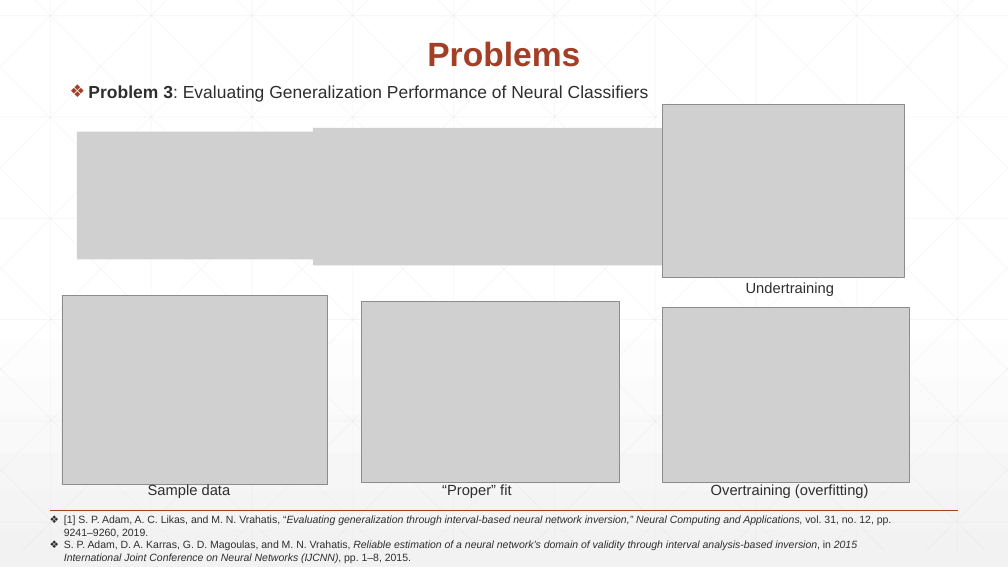
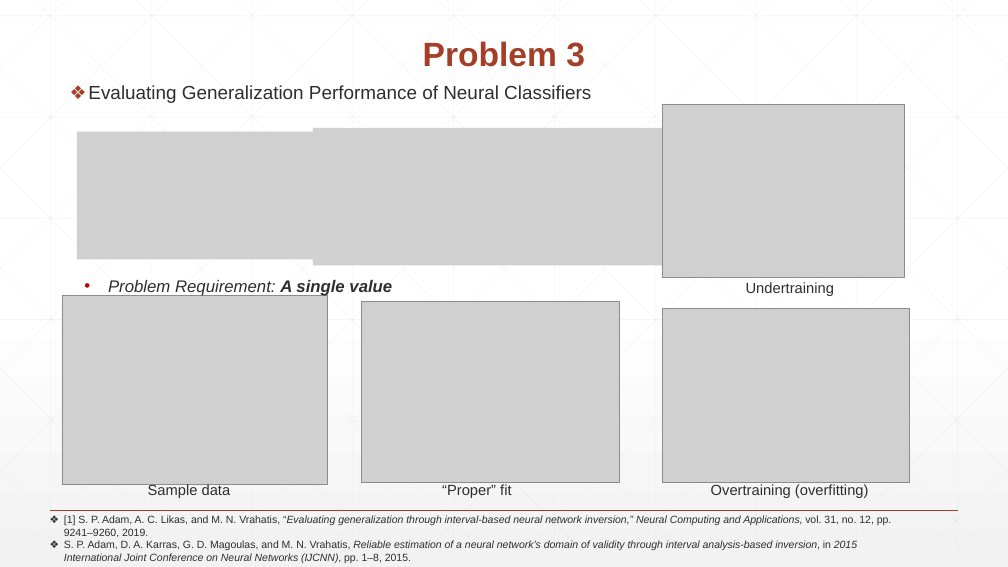
Before and after one commit to knasiotis/postgraduate_thesis, a slide deck: slide 39 of thesis/presentation.pptx (slide 27 before the commit). Drawn at 1008x567 pixels with LibreOffice and Linux fonts; fonts in the diff are those of the drawing; grey boxes stand for pictures. Boxes give left, top, right and bottom in pixels: in the first picture for what was removed or moved away, otherwise in the second. Text is boxed around its words. In the diff, an @@ line names an element or a change of style, - is before the commit and + after.

```diff
--- a/thesis/presentation.pptx
+++ b/thesis/presentation.pptx
@@ title at (423,41,585,67): text changed @@
-Problems
+Problem 3
@@ text at (88,85,591,103): text changed; size 16.6 to 18 pt @@
-❖ Problem 3: Evaluating Generalization Performance of Neural Classifiers
+❖ Evaluating Generalization Performance of Neural Classifiers
@@ text added at (108,280,392,296), 16 pt, text #2D2E2D, italic @@
+• Problem Requirement: A single value
```
Also in this commit, not shown: 27 other slides changed, 17 slides added, 11 slides removed, 1 other file.
